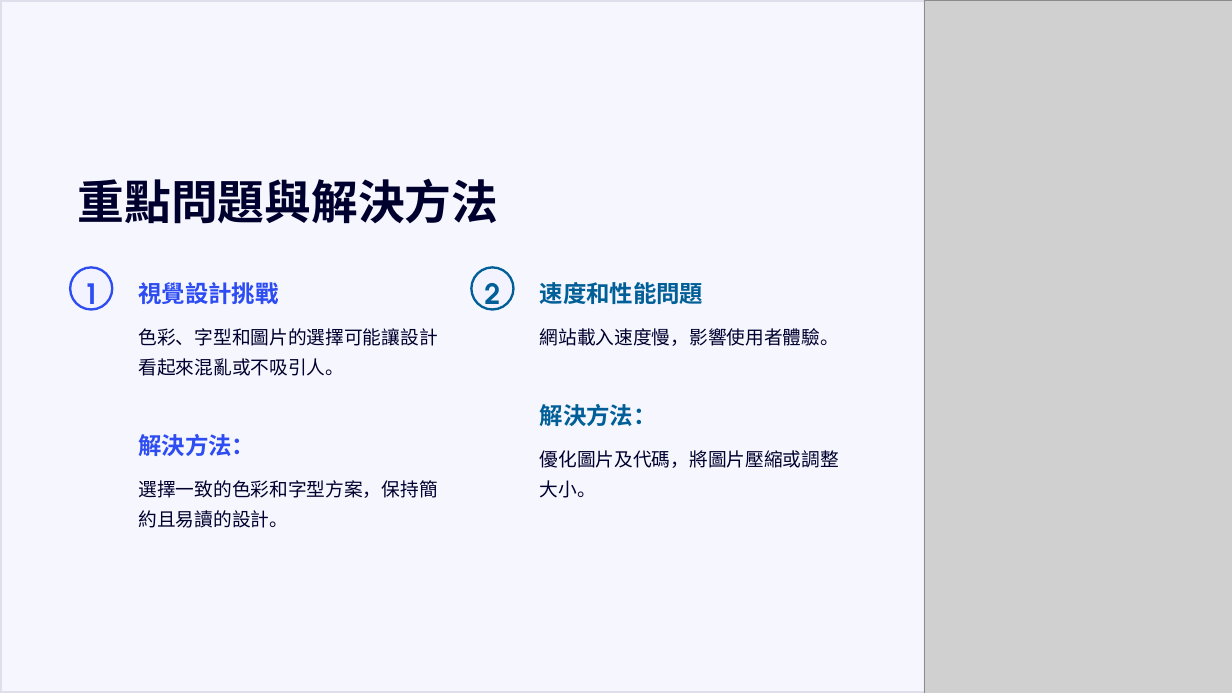
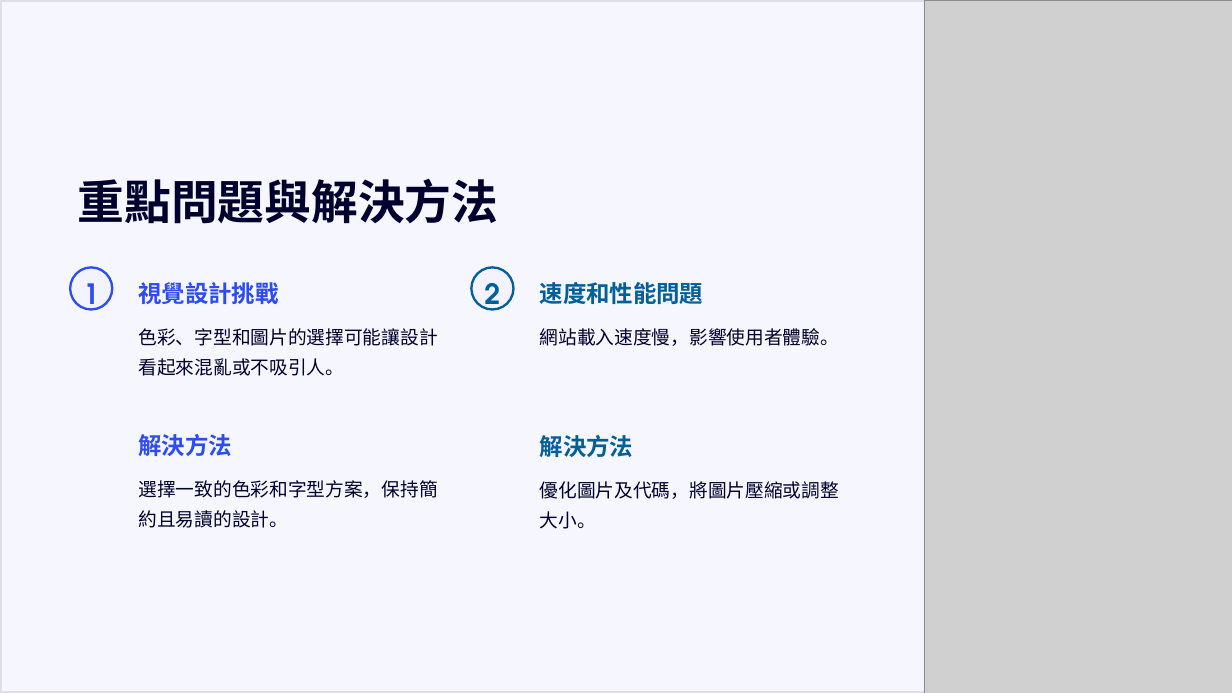
Before and after one commit to hkchukk/hkmy, a slide deck: slide 6 of hkmy-01157165+01157163.pptx. Drawn at 1232x693 pixels with LibreOffice and Linux fonts; fonts in the diff are those of the drawing; grey boxes stand for pictures; background and template pictures are left out. Boxes give left, top, right and bottom in pixels: in the first picture for what was removed or moved away, otherwise in the second. Text is boxed around its words. In the diff, an @@ line names an element or a change of style, - is before the commit and + after.

```diff
--- a/hkmy-01157165+01157163.pptx
+++ b/hkmy-01157165+01157163.pptx
@@ text at [139,434,233,456]: text changed @@
-解決方法：
+解決方法
@@ text at [540,435,634,457]: text changed @@
-解決方法：
+解決方法
@@ text "優化圖片及代碼，將圖片壓縮或調整大小。": place and size @@
-text "優化圖片及代碼，將圖片壓縮或調整大小。" at [540,450,839,498]
+text "優化圖片及代碼，將圖片壓縮或調整大小。" at [540,481,839,529]
```
Also in this commit, not shown: 20 other files.
